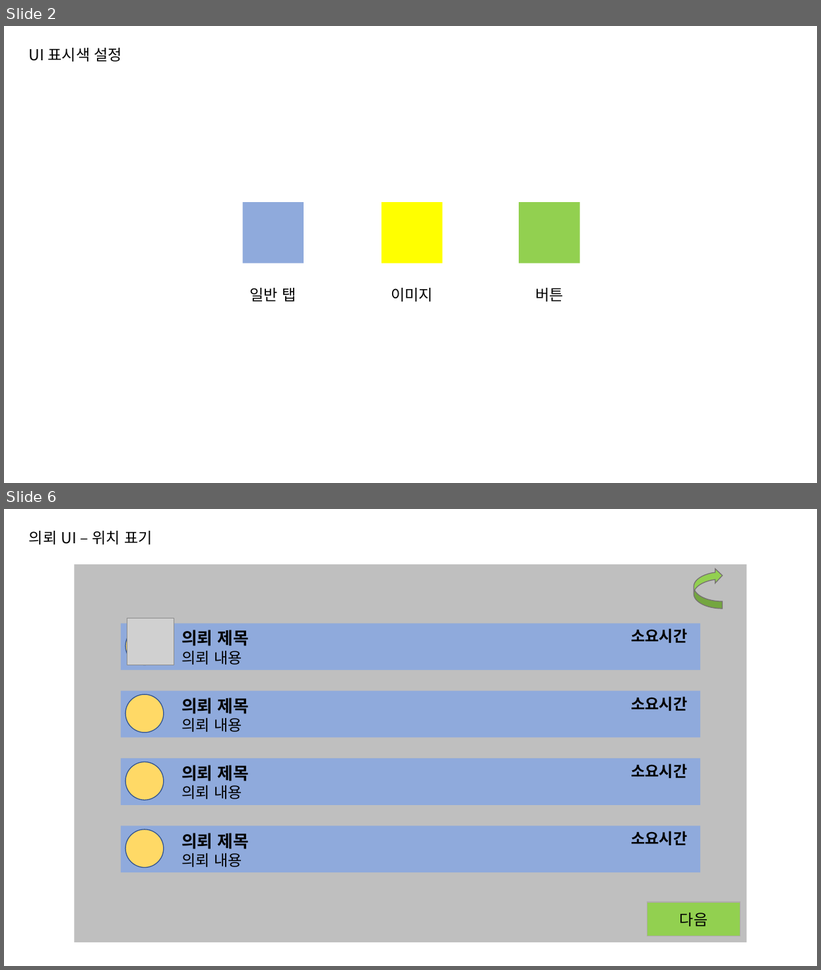
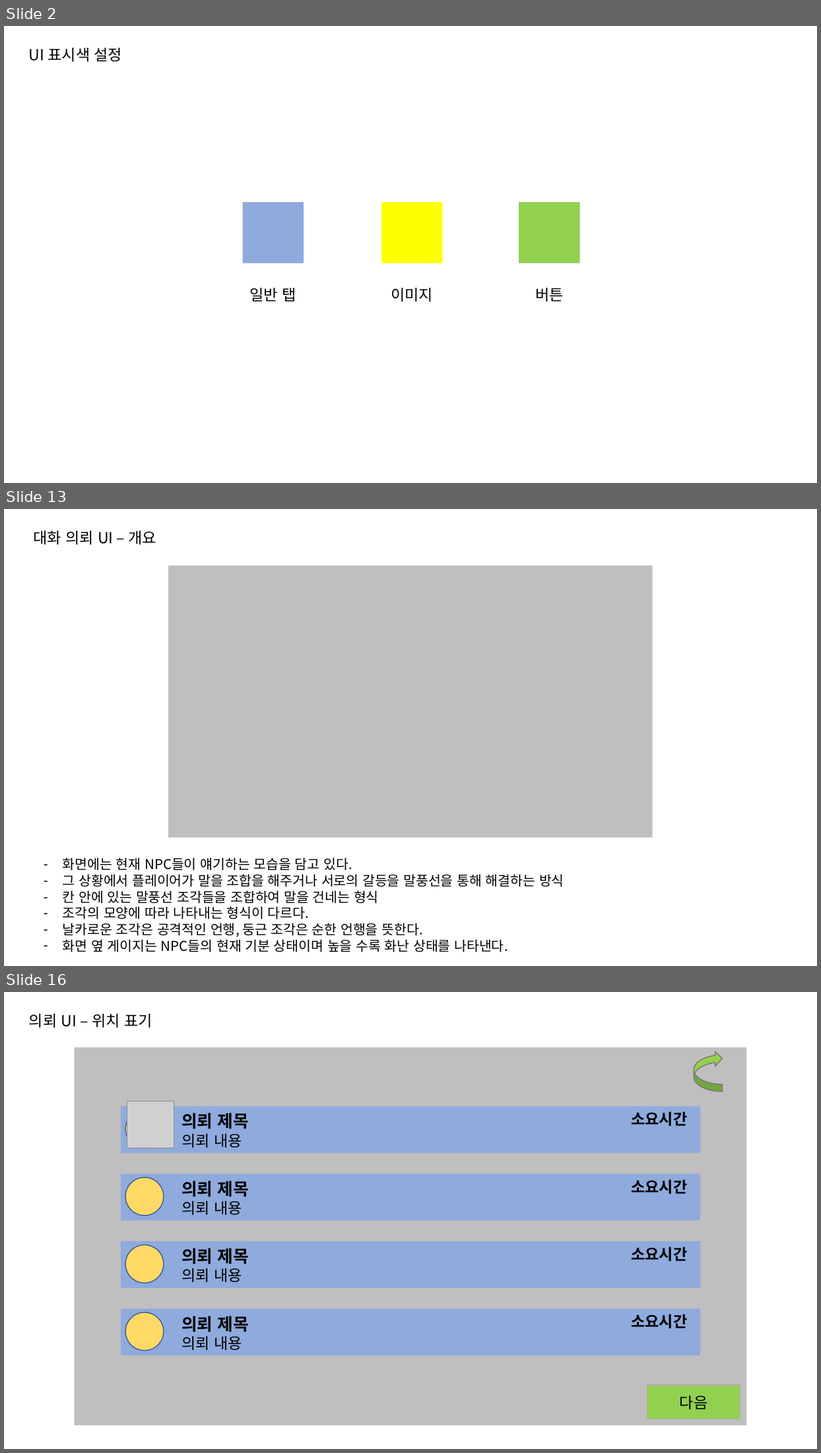
Before and after one commit to go4521304/Backyeah, a slide deck: document/UI기획서초안_ver1.1.pptx. Shown one above the other, each under a label of ours: slides 2 and 6 before the commit, slides 2, 13 and 16 after it; the slides between them are not shown. The pictures are 821x970 and 821x1453 pixels, drawn with LibreOffice and Linux fonts; fonts in the diff are those of the drawing; grey boxes stand for pictures. Boxes give left, top, right and bottom in pixels: in the first picture for what was removed or moved away, otherwise in the second. Text is boxed around its words. In the diff, an @@ line names an element or a change of style, - is before the commit and + after.

Commit message:
Ui개요 업로드

```diff
--- a/document/UI기획서초안_ver1.1.pptx
+++ b/document/UI기획서초안_ver1.1.pptx
@@ slide 13 added at <box>4,509,817,966</box>, background #FFFFFF @@
@@ text added at <box>33,531,156,545</box>, 18 pt, text #000000 @@
+대화 의뢰 UI – 개요
@@ rectangle added at <box>169,566,653,838</box>, fill #BFBFBF @@
@@ text added at <box>63,858,564,953</box>, 16 pt, text #000000 @@
+– 화면에는 현재 NPC들이 얘기하는 모습을 담고 있다.
+– 그 상황에서 플레이어가 말을 조합을 해주거나 서로의 갈등을 말풍선을 통해 해결하는 방식
+– 칸 안에 있는 말풍선 조각들을 조합하여 말을 건네는 형식
+– 조각의 모양에 따라 나타내는 형식이 다르다.
+– 날카로운 조각은 공격적인 언행, 둥근 조각은 순한 언행을 뜻한다.
+– 화면 옆 게이지는 NPC들의 현재 기분 상태이며 높을 수록 화난 상태를 나타낸다.
@@ what was slide 6 is now slide 16 @@
```
Also in this commit, not shown: 3 slides changed, 9 other slides added, 1 other file.
